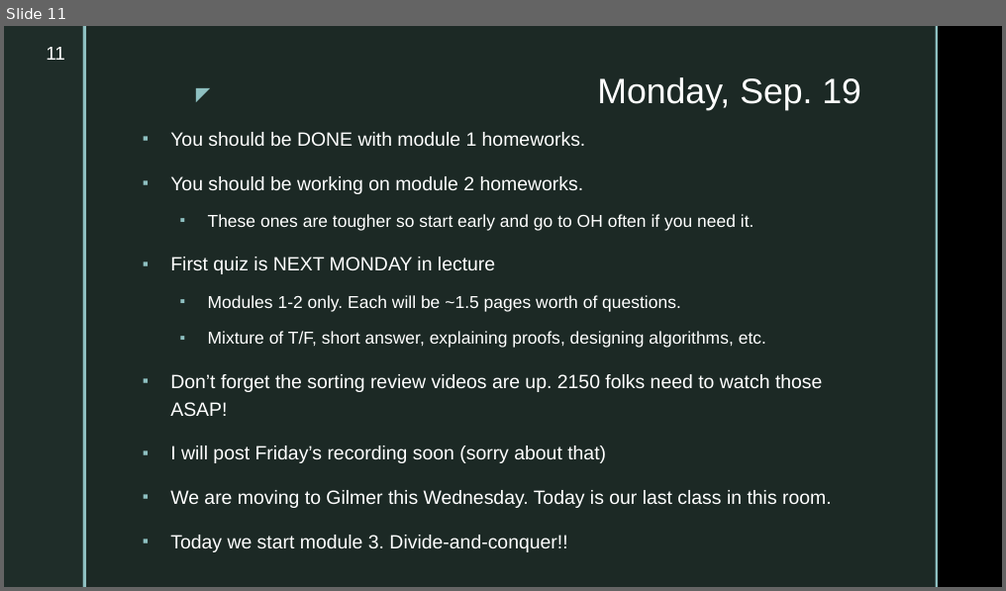
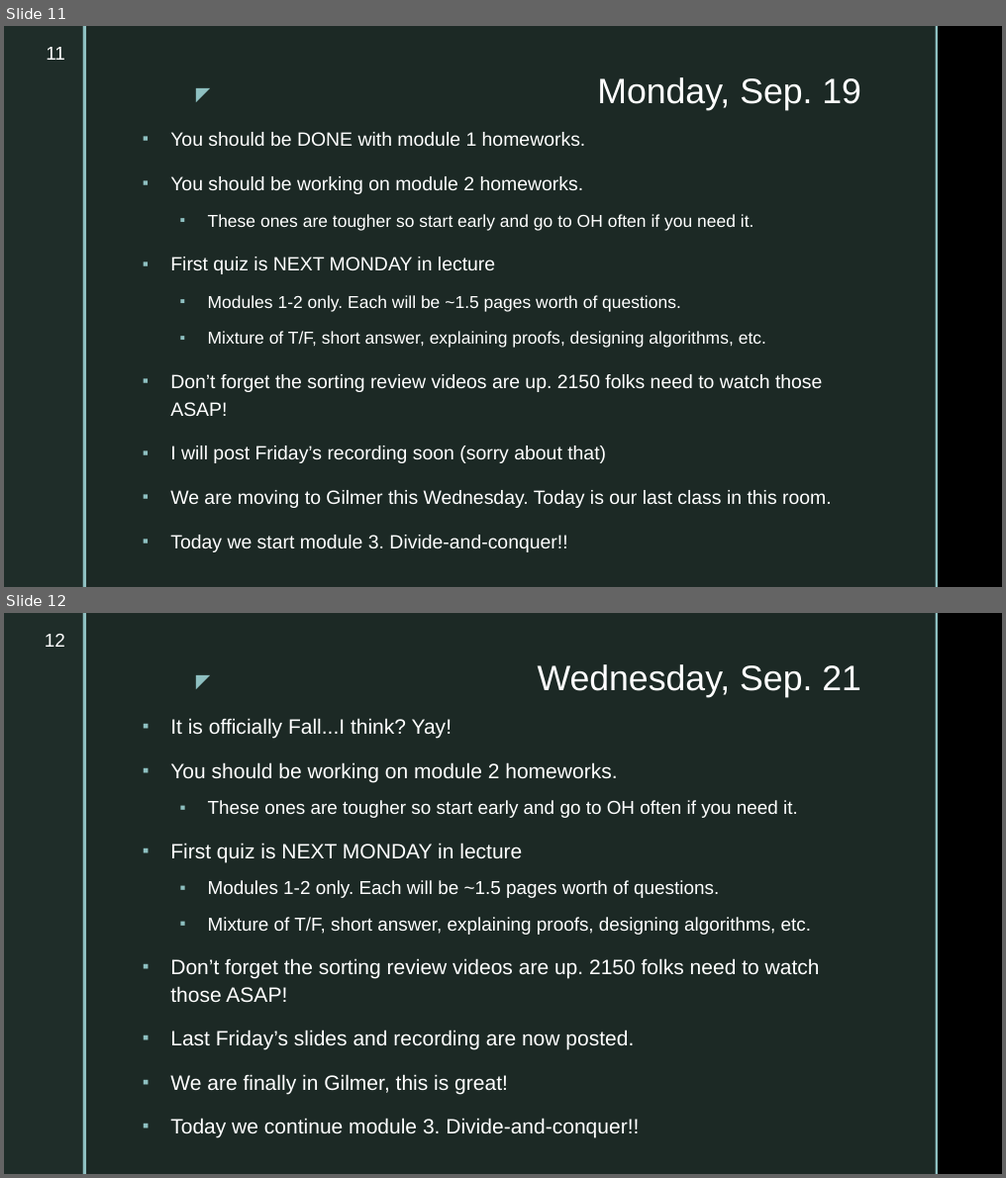
Before and after one commit to markfloryan/dsa2, a slide deck: slides/dailyannouncements.pptx. Shown one above the other, each under a label of ours: slide 11 before the commit, slides 11 and 12 after it. The pictures are 1006x591 and 1006x1178 pixels, drawn with LibreOffice and Linux fonts; fonts in the diff are those of the drawing; background and template pictures are left out. Boxes give left, top, right and bottom in pixels: in the first picture for what was removed or moved away, otherwise in the second. Text is boxed around its words. In the diff, an @@ line names an element or a change of style, - is before the commit and + after.

```diff
--- a/slides/dailyannouncements.pptx
+++ b/slides/dailyannouncements.pptx
@@ slide 12 added at (4, 613, 1002, 1174), background picture (left out); not listed: 5 template elements that a slide beside it also shows @@
@@ page number added at (45, 634, 65, 647), 18 pt, text #FFFFFF @@
+12
@@ title added at (538, 664, 861, 697), 34 pt, text #FFFFFF @@
+Wednesday, Sep. 21
@@ text added at (170, 718, 820, 1139), 20 pt, text #FFFFFF @@
+▪ It is officially Fall...I think? Yay!
+▪ You should be working on module 2 homeworks.
+  ▪ These ones are tougher so start early and go to OH often if you need it.
+▪ First quiz is NEXT MONDAY in lecture
+  ▪ Modules 1-2 only. Each will be ~1.5 pages worth of questions.
+  ▪ Mixture of T/F, short answer, explaining proofs, designing algorithms, etc.
+▪ Don’t forget the sorting review videos are up. 2150 folks need to watch those ASAP!
+▪ Last Friday’s slides and recording are now posted.
+▪ We are finally in Gilmer, this is great!
+▪ Today we continue module 3. Divide-and-conquer!!
```
Also in this commit, not shown: 3 other files.
